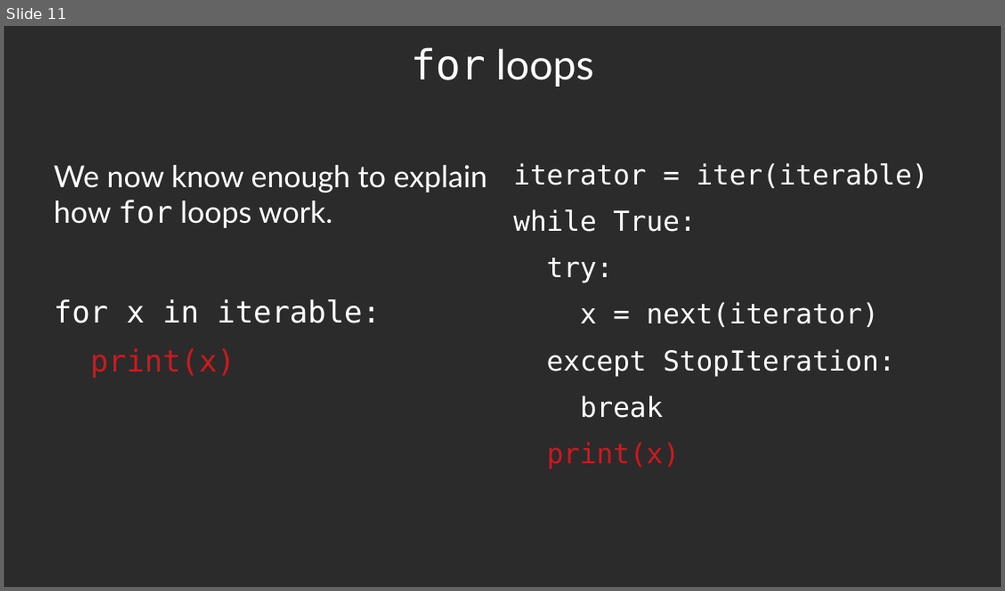
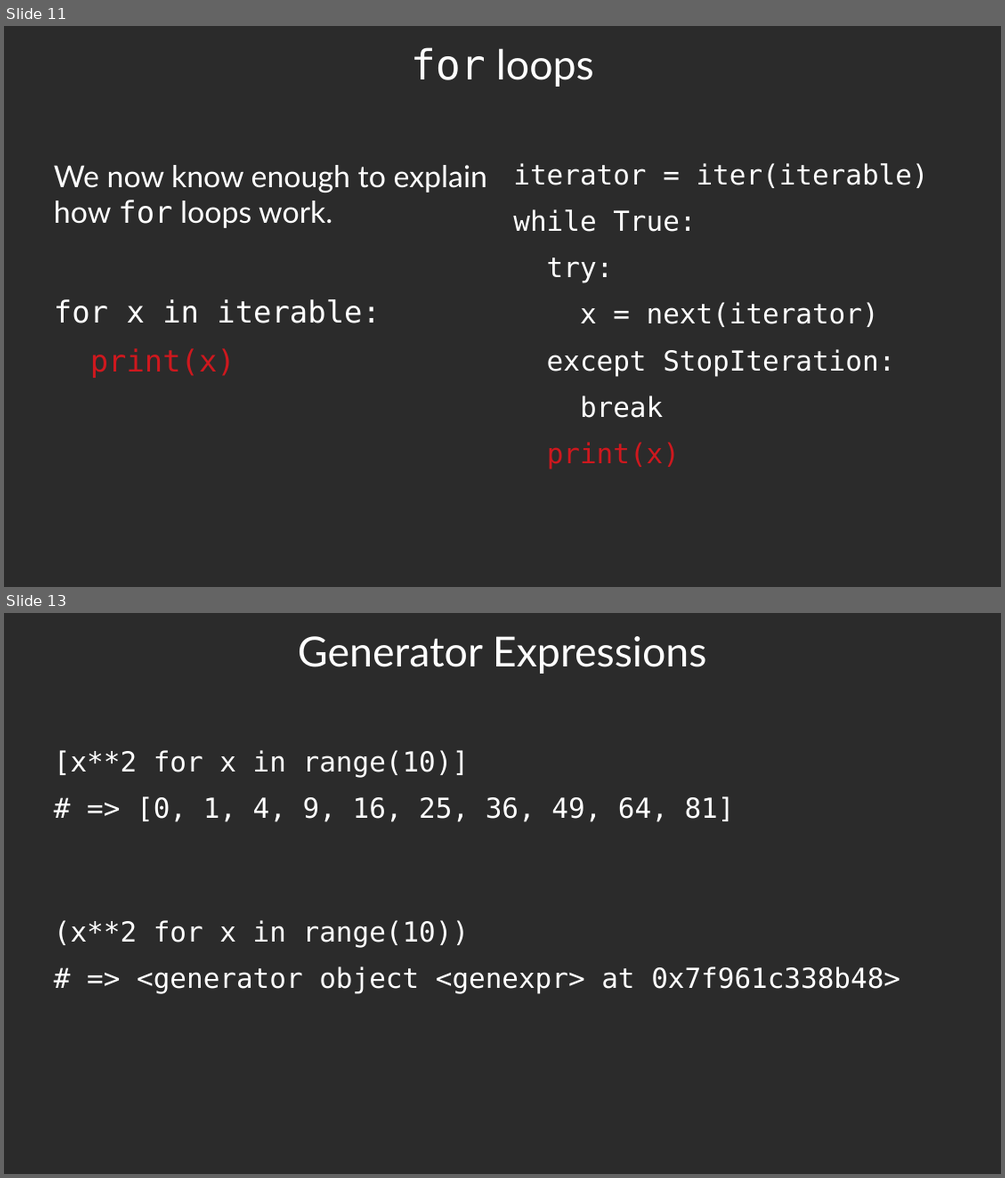
Before and after one commit to luther9/iterator-slides, a slide deck: iterators.odp. Shown one above the other, each under a label of ours: slide 11 before the commit, slides 11 and 13 after it; the slides between them are not shown. The pictures are 1005x591 and 1005x1178 pixels, drawn with LibreOffice and Linux fonts; fonts in the diff are those of the drawing; background and template pictures are left out; a plain dark background stands for a picture behind light text. Boxes give left, top, right and bottom in pixels: in the first picture for what was removed or moved away, otherwise in the second. Text is boxed around its words. In the diff, an @@ line names an element or a change of style, - is before the commit and + after.

Commit message:
Finish section on generators.

```diff
--- a/iterators.odp
+++ b/iterators.odp
@@ slide 13 added at (x1=4, y1=613, x2=1001, y2=1174), background picture (left out) @@
@@ title added at (x1=298, y1=636, x2=707, y2=674), 33 pt, text #FFFFFF @@
+Generator Expressions
@@ text added at (x1=54, y1=750, x2=735, y2=822), 22 pt, text #FFFFFF @@
+[x**2 for x in range(10)]
+# => [0, 1, 4, 9, 16, 25, 36, 49, 64, 81]
@@ text added at (x1=54, y1=920, x2=900, y2=994), 22 pt, text #FFFFFF @@
+(x**2 for x in range(10))
+# => <generator object <genexpr> at 0x7f961c338b48>
```
Also in this commit, not shown: 8 other slides added, 1 other file.
